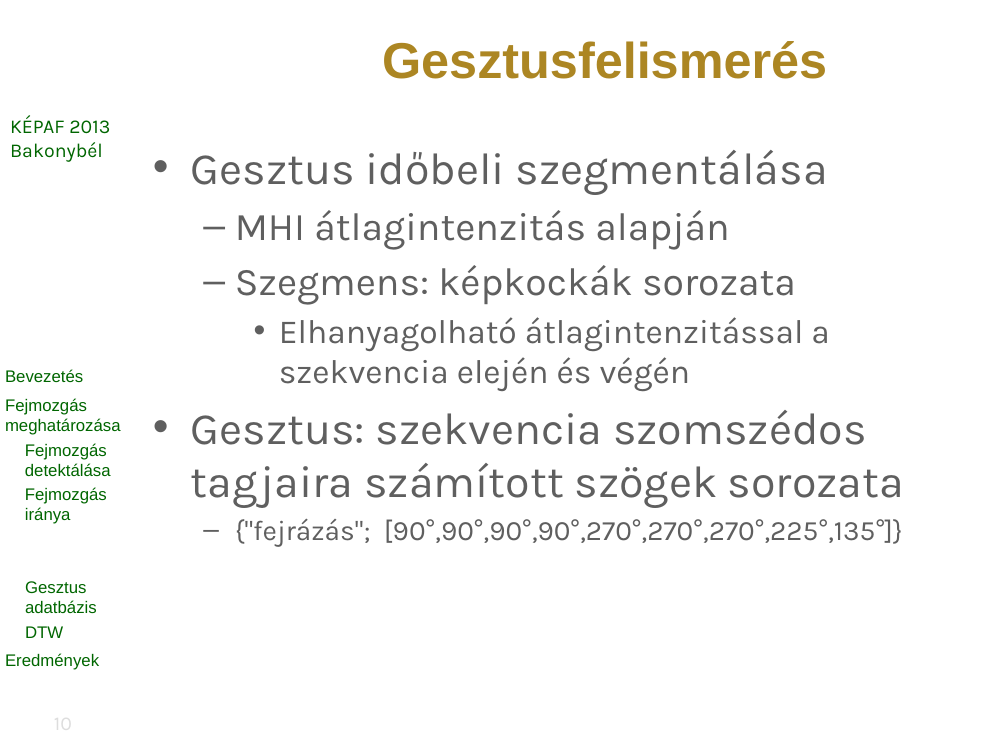
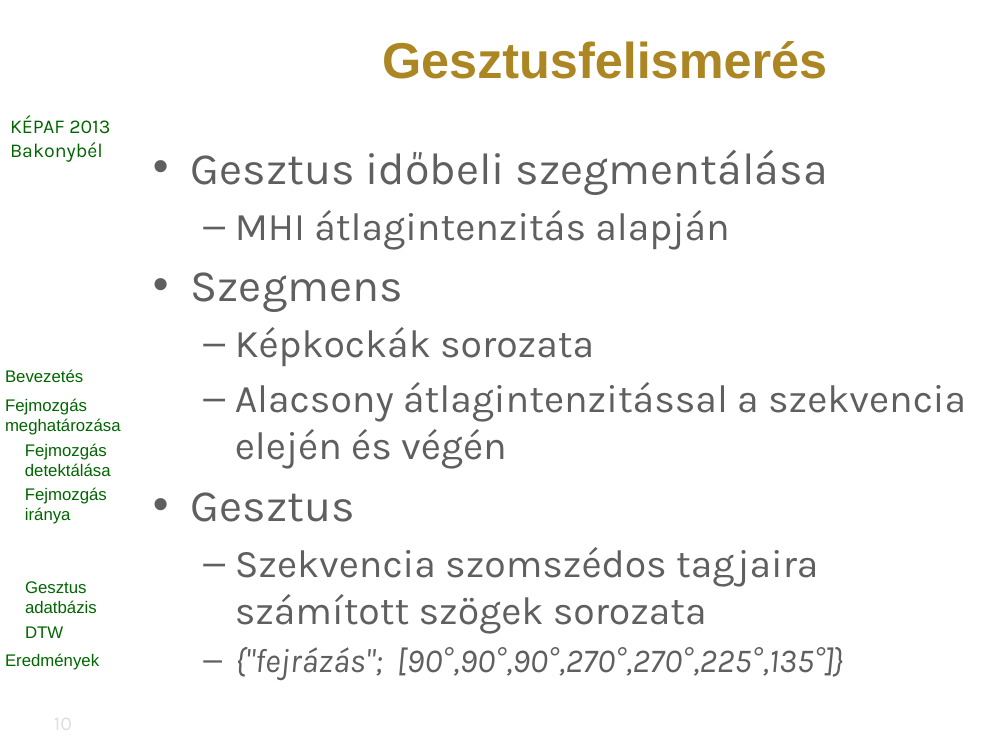
Before and after one commit to vohoaiviet/face-gesture-api, a slide deck: slide 10 of HeadMovement/research/kepaf/ppt/bertok.kornel.kepaf.2013.pptx. Drawn at 1008x756 pixels with LibreOffice and Linux fonts; fonts in the diff are those of the drawing; background and template pictures are left out. Boxes give left, top, right and bottom in pixels: in the first picture for what was removed or moved away, otherwise in the second. Text is boxed around its words. In the diff, an @@ line names an element or a change of style, - is before the commit and + after.

```diff
--- a/HeadMovement/research/kepaf/ppt/bertok.kornel.kepaf.2013.pptx
+++ b/HeadMovement/research/kepaf/ppt/bertok.kornel.kepaf.2013.pptx
@@ text at bbox=[191, 272, 966, 680]: text changed; size 32 to 28 pt @@
-  – Szegmens: képkockák sorozata
-    • Elhanyagolható átlagintenzitással a szekvencia elején és végén
-• Gesztus: szekvencia szomszédos tagjaira számított szögek sorozata
-  – {"fejrázás"; [90°,90°,90°,90°,270°,270°,270°,225°,135°]}
+  • Szegmens
+  – Képkockák sorozata
+  – Alacsony átlagintenzitással a szekvencia elején és végén
+• Gesztus
+  – Szekvencia szomszédos tagjaira számított szögek sorozata
+  – {"fejrázás"; [90°,90°,90°,270°,270°,225°,135°]}
```
Also in this commit, not shown: 6 other slides changed, 1 other file.
